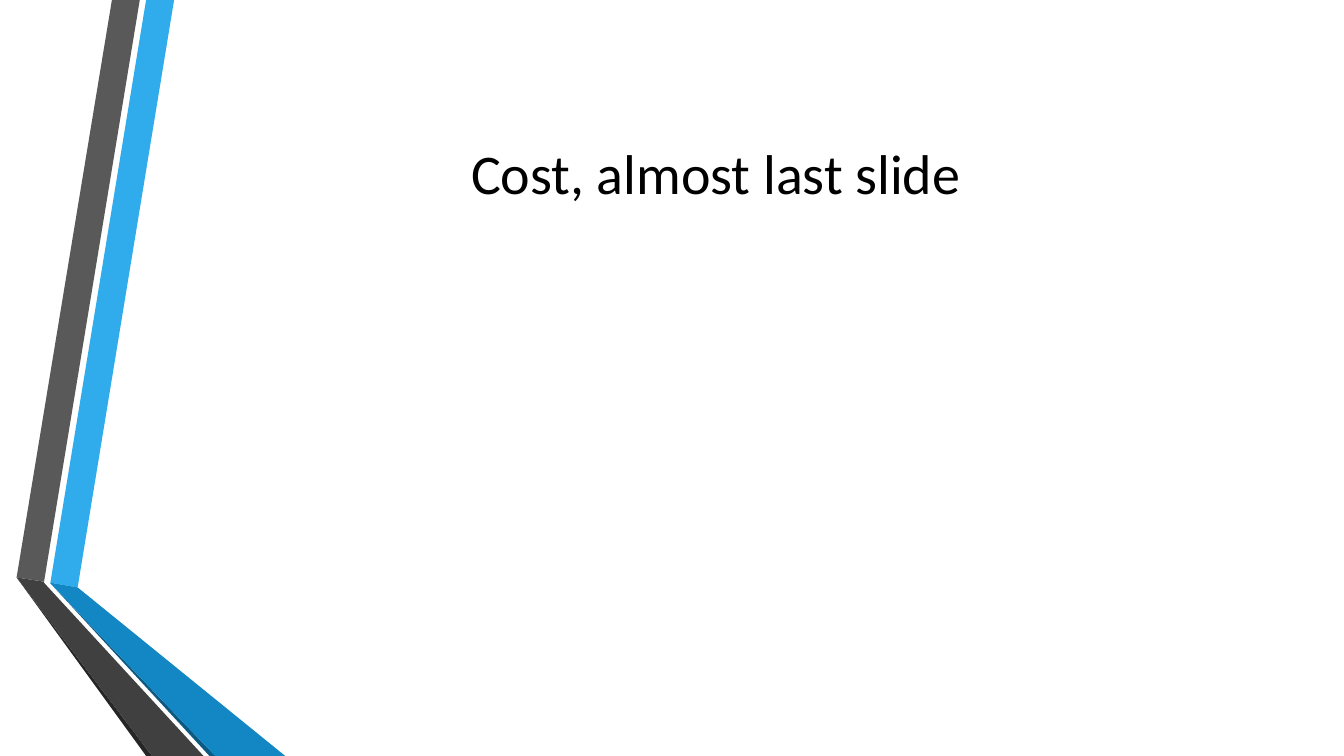
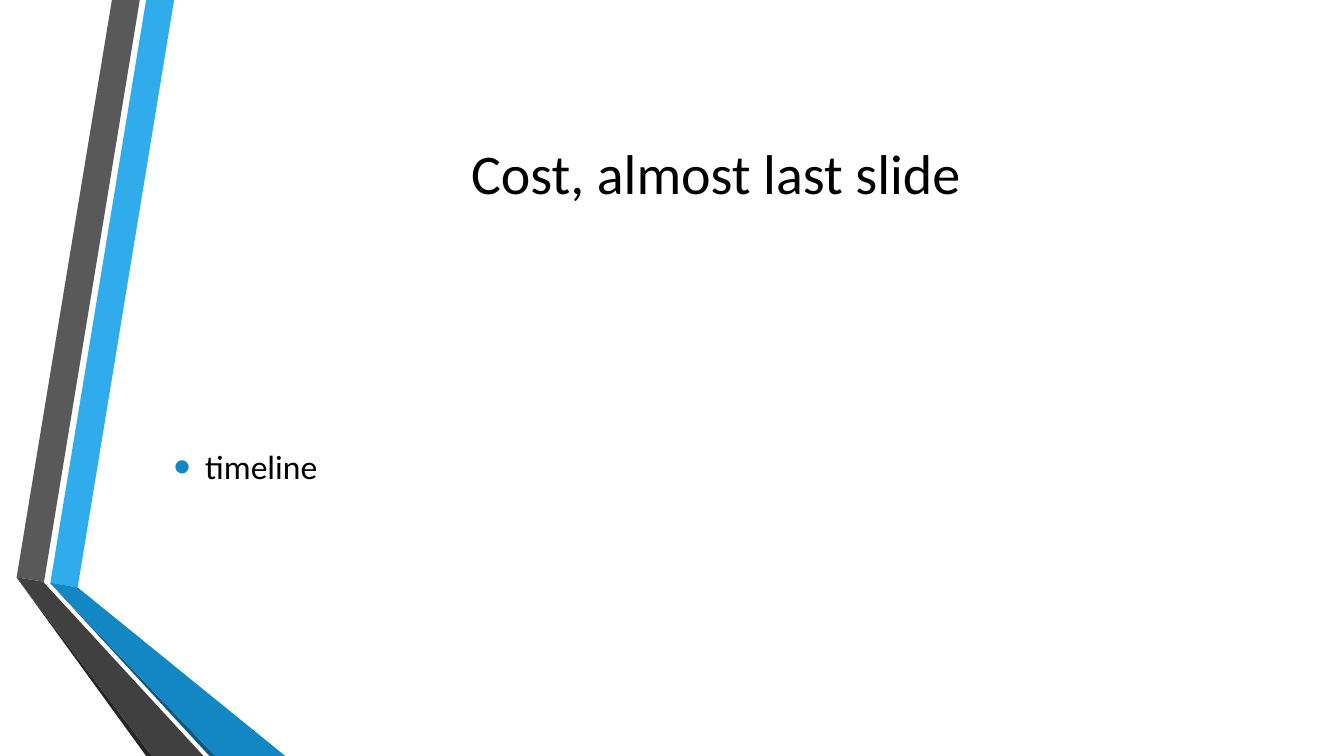
Before and after one commit to CalhounC357/4800_Tax_Boss, a slide deck: slide 7 of De La Riva, Bennett, Calhoun, Young; Tax_Boss.pptx (slide 6 before the commit). Drawn at 1344x756 pixels with LibreOffice and Linux fonts; fonts in the diff are those of the drawing; background and template pictures are left out. Boxes give left, top, right and bottom in pixels: in the first picture for what was removed or moved away, otherwise in the second. Text is boxed around its words. In the diff, an @@ line names an element or a change of style, - is before the commit and + after.

```diff
--- a/De La Riva, Bennett, Calhoun, Young; Tax_Boss.pptx
+++ b/De La Riva, Bennett, Calhoun, Young; Tax_Boss.pptx
@@ text added at (x1=205, y1=455, x2=317, y2=480), 24 pt, text #000000 @@
+• timeline
```
Also in this commit, not shown: 4 other slides changed, 2 slides added, 1 slide removed.
